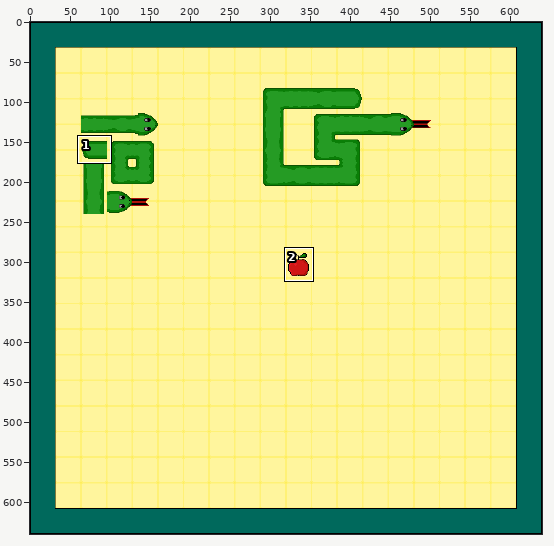
Two states of a pixel-art file, assets/ase/MainArt.ase. The picture above shows the old version from afar; the outline marks the close-up.
Close-up. The starting point:
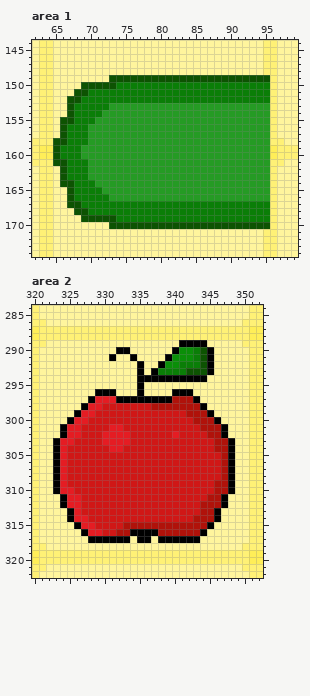
640x640 pixels, 1 frame. Shown: area 1: x 62..99, y 144..174; area 2: x 320..352, y 284..322. The commit also changed other parts of the picture, which this record leaves out.
The result:
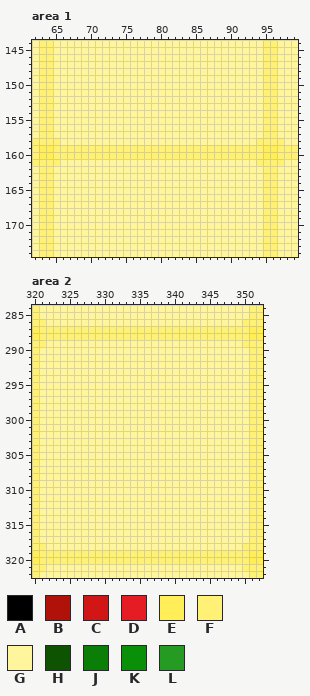
Palette (. is transparent): A #000000  B #b0120a  C #d01716  D #e51c23  E #ffee58  F #fff176  G #fff59d  H #0d5302  J #0a7e07  K #0a8f08  L #259b24
From old to new:
layer "Food/Appel" now hidden
layer "Snake/BuldingBlocks" now hidden
Changed rows in their new state; - is an unchanged pixel.
Area 1:
first column x 65:
149 --------GGGGGGGGGGGGGGGGGGGGGGF
150 ----GGGGGGGGGGGGGGGGGGGGGGGGGGF
151 ---GGGGGGGGGGGGGGGGGGGGGGGGGGGF
152 --GGGGGGGGGGGGGGGGGGGGGGGGGGGGF
153 --GGGGGGGGGGGGGGGGGGGGGGGGGGGGF
154 --GGGGGGGGGGGGGGGGGGGGGGGGGGGGF
155 -GGGGGGGGGGGGGGGGGGGGGGGGGGGGGF
156 -GGGGGGGGGGGGGGGGGGGGGGGGGGGGGF
157 -GGGGGGGGGGGGGGGGGGGGGGGGGGGGGF
158 FGGGGGGGGGGGGGGGGGGGGGGGGGGGGFF
159 FFFFFFFFFFFFFFFFFFFFFFFFFFFFFFE
160 FFFFFFFFFFFFFFFFFFFFFFFFFFFFFFE
161 FGGGGGGGGGGGGGGGGGGGGGGGGGGGGFF
162 -GGGGGGGGGGGGGGGGGGGGGGGGGGGGGF
163 -GGGGGGGGGGGGGGGGGGGGGGGGGGGGGF
164 -GGGGGGGGGGGGGGGGGGGGGGGGGGGGGF
165 --GGGGGGGGGGGGGGGGGGGGGGGGGGGGF
166 --GGGGGGGGGGGGGGGGGGGGGGGGGGGGF
167 --GGGGGGGGGGGGGGGGGGGGGGGGGGGGF
168 ---GGGGGGGGGGGGGGGGGGGGGGGGGGGF
169 ----GGGGGGGGGGGGGGGGGGGGGGGGGGF
170 --------GGGGGGGGGGGGGGGGGGGGGGF
Area 2:
first column x 323:
289 ------------------GGGG----
290 ---------GG------GGGGGG---
291 --------G--G----GGGGGGG---
292 ------------G--GGGGGGGG---
293 ------------G-GGGGGGGGG---
294 ------------GGGGGGGGGG----
295 ------------G-------------
296 ------GGG---G----GGG------
297 -----GGGGGGGGGGGGGGGG-----
298 ----GGGGGGGGGGGGGGGGGG----
299 ---GGGGGGGGGGGGGGGGGGGG---
300 --GGGGGGGGGGGGGGGGGGGGGG--
301 -GGGGGGGGGGGGGGGGGGGGGGGG-
302 -GGGGGGGGGGGGGGGGGGGGGGGG-
303 GGGGGGGGGGGGGGGGGGGGGGGGGG
304 GGGGGGGGGGGGGGGGGGGGGGGGGG
305 GGGGGGGGGGGGGGGGGGGGGGGGGG
306 GGGGGGGGGGGGGGGGGGGGGGGGGG
307 GGGGGGGGGGGGGGGGGGGGGGGGGG
308 GGGGGGGGGGGGGGGGGGGGGGGGGG
309 GGGGGGGGGGGGGGGGGGGGGGGGGG
310 GGGGGGGGGGGGGGGGGGGGGGGGGG
311 -GGGGGGGGGGGGGGGGGGGGGGGG-
312 -GGGGGGGGGGGGGGGGGGGGGGGG-
313 --GGGGGGGGGGGGGGGGGGGGGG--
314 --GGGGGGGGGGGGGGGGGGGGGG--
315 ---GGGGGGGGGGGGGGGGGGGG---
316 ----GGGGGGGGGGGGGGGGGG----
317 -----GGGGGG-GG-GGGGGG-----
Changed places in both close-ups, as pixel boxes (x1, y1, x2, y2):
changed: (53, 75, 270, 229)
changed: (53, 340, 235, 543)
